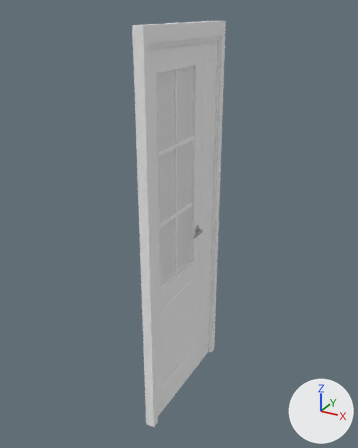
Renders of the FBX model assets/models/house/source/kitchen_door.fbx from each side of a commit.
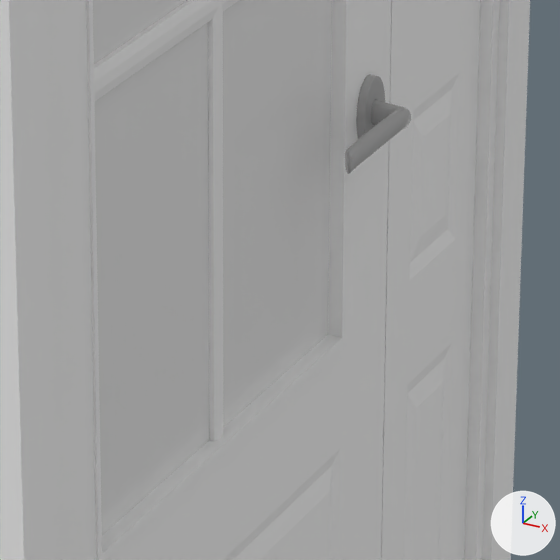
Old and new are each drawn whole from a 50 mm camera at (8.836, 2.066, 2.17) aimed at (7.64, 4.241, 1.082) and again close up on the part from 41% to 62% of the width and 48% to 65% of the height. The lights are fixed; the arrows at lower right show +X, +Y and +Z. The older version's two pictures come first. Where no turn or scale is listed for an object, it has been applied to the vertices.

The scene before the commit, as lines of its bpy script (objects in view):
```python
me_mesh_741 = bpy.data.meshes.new('Mesh.741')
me_mesh_741.from_pydata(...)  # 1284 vertices, 2560 faces; spans x 0.0..10.2, y 0.0..5.99, z 0.0..10.0
me_mesh_741.materials.append(mat_double_door_with_little_partmetal_handle_001)  # grey #afafaf
me_mesh_742 = bpy.data.meshes.new('Mesh.742')
me_mesh_742.from_pydata(...)  # 8 vertices, 12 faces; spans x -0.001..0.0, y -0.373..0.0, z 0.0..1.097
me_mesh_742.materials.append(mat_double_door_with_little_partglass_001)  # white #eaeaea
me_mesh_743 = bpy.data.meshes.new('Mesh.743')
me_mesh_743.from_pydata(...)  # 538 vertices, 1020 faces; spans x -0.05..0.0, y -0.8..0.0, z 0.0..2.1
# faces by material slot: [548, 112, 360]
me_mesh_743.materials.append(mat_double_door_with_little_partwhite_door_001)  # white #f3f3f3
me_mesh_743.materials.append(mat_double_door_with_little_partwhite_frame_001)  # white #f3f3f3
me_mesh_743.materials.append(mat_double_door_with_little_partmetal_gonds_001)  # white #f3f3f3
ob_door_26_80x210_door = bpy.data.objects.new('door_26_80x210_door', me_mesh_743)
ob_door_26_80x210_door.location = (7.6995, 4.64, 0.0)
ob_door_26_80x210_glass = bpy.data.objects.new('door_26_80x210_glass', me_mesh_742)
ob_door_26_80x210_glass.location = (7.6685, 4.3421, 0.8101)
ob_door_26_80x210_handles = bpy.data.objects.new('door_26_80x210_handles', me_mesh_741)
ob_door_26_80x210_handles.parent = ob_dp_pl_door_26_80x210_223
ob_door_26_80x210_handles.location = (0.241, 0.1, 0.968)
ob_door_26_80x210_handles.rotation_euler = (1.571, 0.0, 0.0)  # degrees (90, 0, 0)
ob_door_26_80x210_handles.scale = (0.0114, 0.01, 0.01)
```
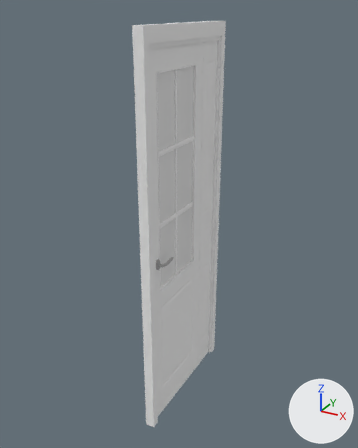
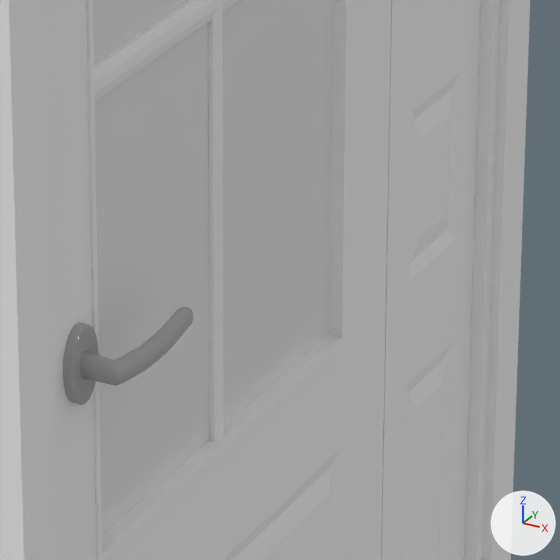
The change, as a list of edits to the scene's bpy script:
```text
Change ob_door_26_80x210_handles:
    ob_door_26_80x210_handles.location: (0.241, 0.1, 0.968) -> (0.713, 0.1, 1.013)
    ob_door_26_80x210_handles.rotation_euler: (1.571, 0.0, 0.0) -> (-1.571, 0.0, -3.142)  # degrees (90, 0, 0) -> degrees (-90, 0, -180)
```

Where the change shows, as pixel boxes [x1, y1, x2, y2] in the close-ups (560 x 560 px):
'door_26_80x210_handles', moved, turned: before [345, 74, 411, 174]; after [63, 307, 193, 405]
